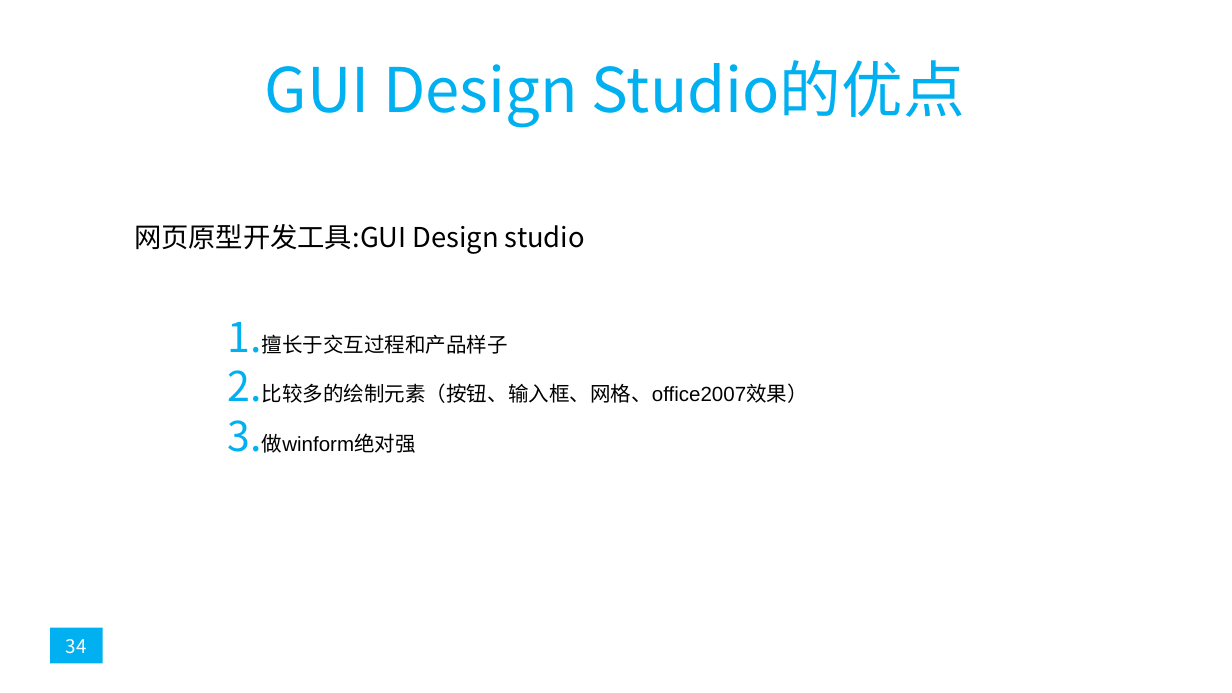
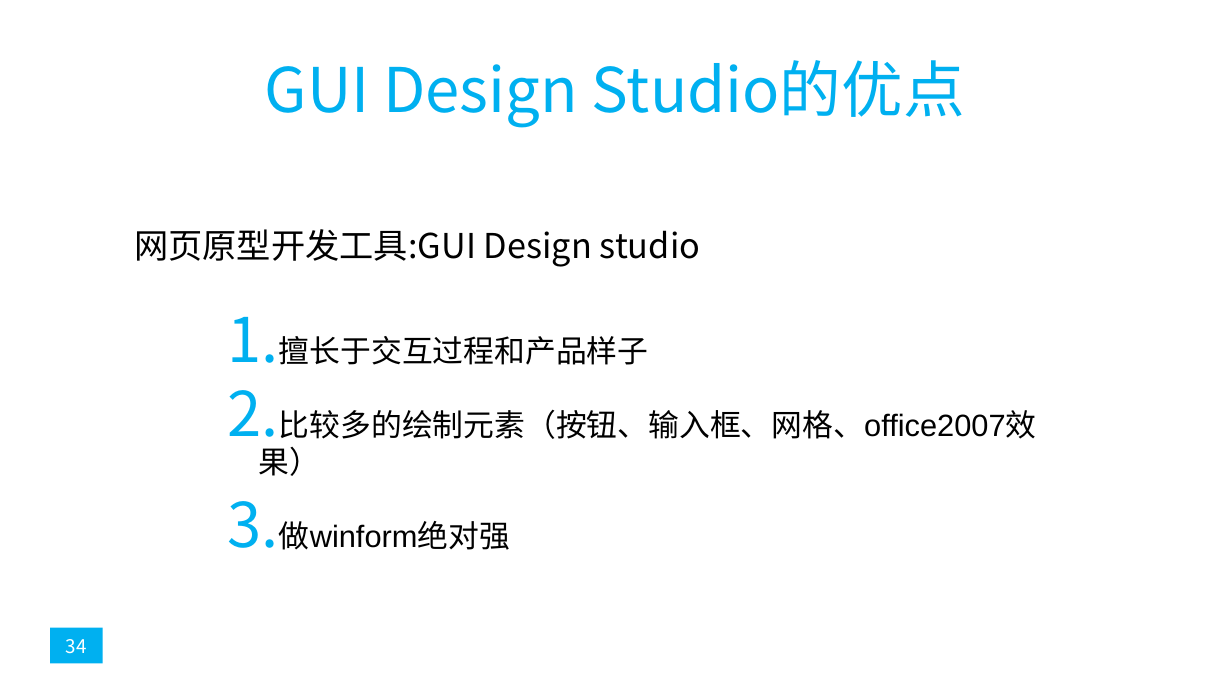
Before and after one commit to popopoi/PRD2018-G07, a slide deck: slide 34 of 非受控文档/翻转课堂PPT/PRD2018-G07-第七周翻转课堂PPT.pptx. Drawn at 1232x693 pixels with LibreOffice and Linux fonts; fonts in the diff are those of the drawing. Boxes give left, top, right and bottom in pixels: in the first picture for what was removed or moved away, otherwise in the second. Text is boxed around its words. In the diff, an @@ line names an element or a change of style, - is before the commit and + after.

```diff
--- a/非受控文档/翻转课堂PPT/PRD2018-G07-第七周翻转课堂PPT.pptx
+++ b/非受控文档/翻转课堂PPT/PRD2018-G07-第七周翻转课堂PPT.pptx
@@ text "网页原型开发工具:GUI Design studio" at (134,229,700,267): size 16 to 20 pt @@
@@ text "擅长于交互过程和产品样子" at (279,336,1037,550): size 12 to 18 pt @@
```
Also in this commit, not shown: 11 other slides changed.
